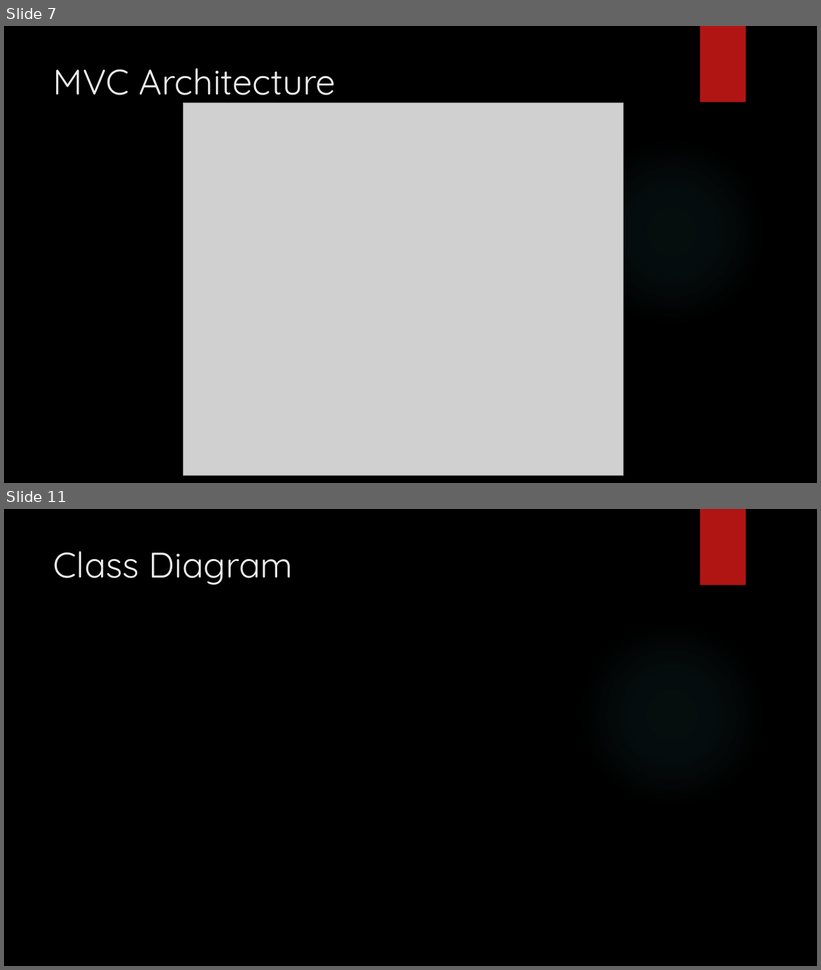
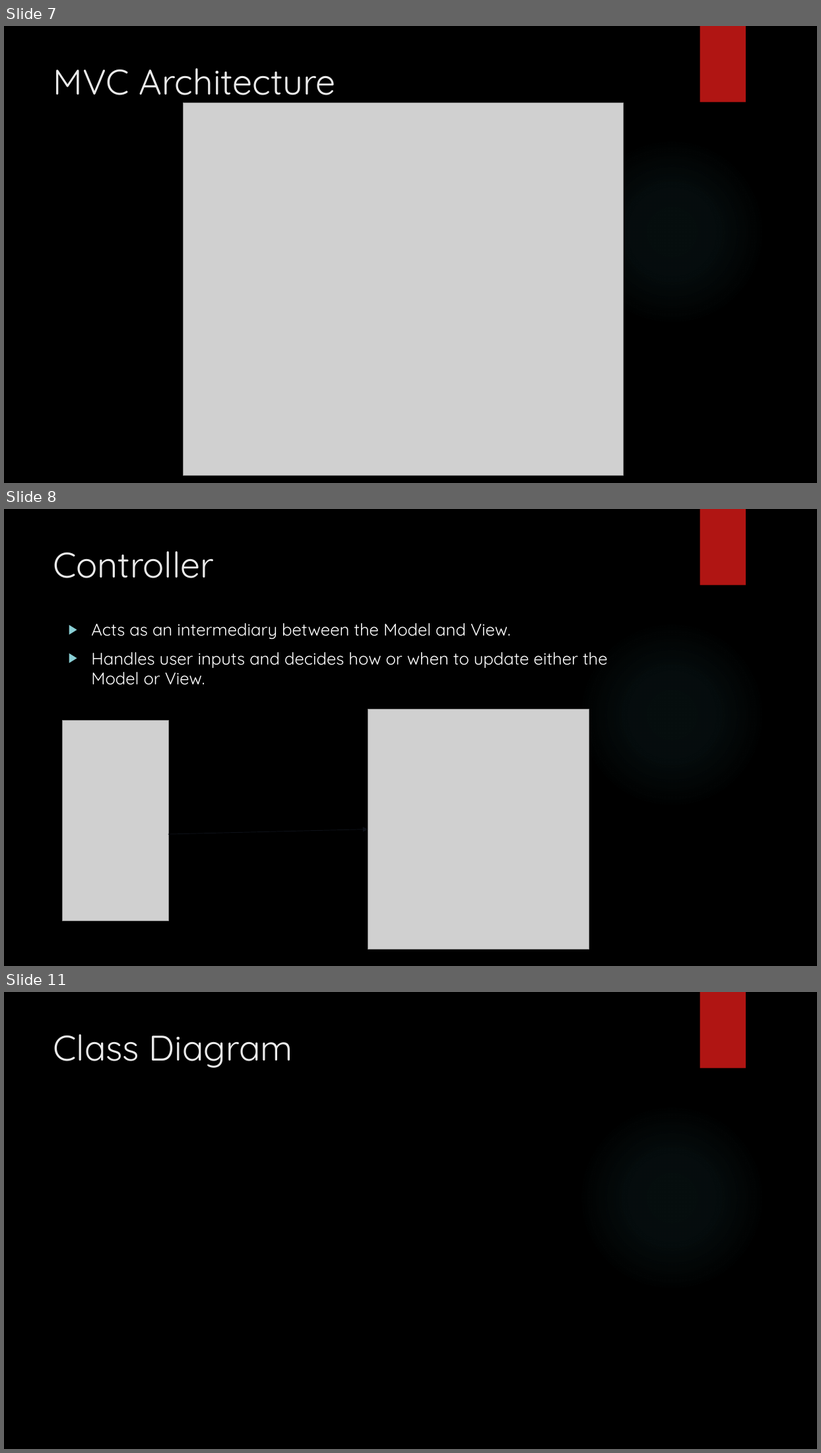
Before and after one commit to jmp808/Go4Food, a slide deck: Documents/Go4Food.pptx. Shown one above the other, each under a label of ours: slides 7 and 11 before the commit, slides 7, 8 and 11 after it; the slides between them are not shown. The pictures are 821x970 and 821x1453 pixels, drawn with LibreOffice and Linux fonts; fonts in the diff are those of the drawing; grey boxes stand for pictures; background and template pictures are left out. Boxes give left, top, right and bottom in pixels: in the first picture for what was removed or moved away, otherwise in the second. Text is boxed around its words. In the diff, an @@ line names an element or a change of style, - is before the commit and + after.

Commit message:
mvc slides

```diff
--- a/Documents/Go4Food.pptx
+++ b/Documents/Go4Food.pptx
@@ slide 8 added at [4,509,817,966], background picture (left out); not listed: 2 template elements that a slide beside it also shows @@
@@ title added at [54,551,214,578], 42 pt, text #EBEBEB @@
+Controller
@@ text added at [91,623,608,685], 20 pt, text #FFFFFF @@
+▶ Acts as an intermediary between the Model and View.
+▶ Handles user inputs and decides how or when to update either the Model or View.
@@ picture added at [63,721,169,921] @@
@@ picture added at [368,710,589,950] @@
@@ arrow added from (169, 835) to (368, 830), #0D1017 0.75 pt @@
```
Also in this commit, not shown: 2 other slides added, 3 slides removed.
